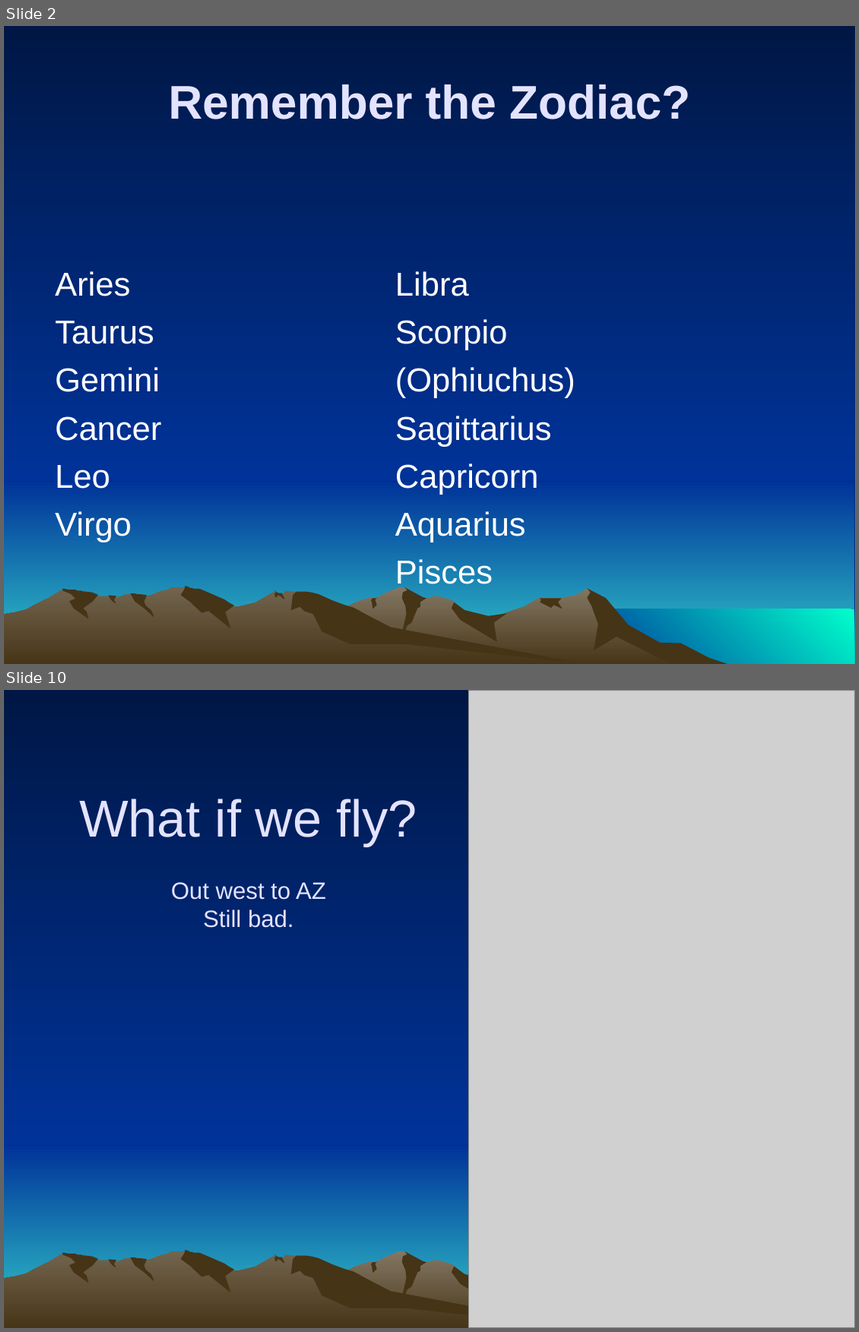
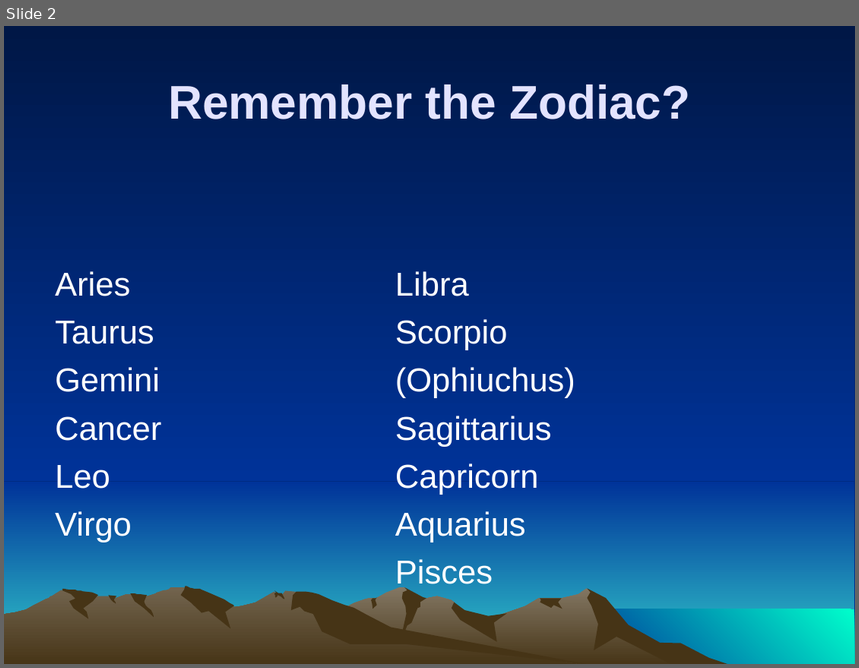
Before and after one commit to ForrestErickson/NovemberNightSky, a slide deck: NovemberSky_ZodiacNMore_SMAS_20231110_1500.ppt. Shown one above the other, each under a label of ours: slides 2 and 10 before the commit, slide 2 after it; the slides between them are not shown. The pictures are 859x1332 and 859x668 pixels, drawn with LibreOffice and Linux fonts; fonts in the diff are those of the drawing; grey boxes stand for pictures. Boxes give left, top, right and bottom in pixels: in the first picture for what was removed or moved away, otherwise in the second. Text is boxed around its words. In the diff, an @@ line names an element or a change of style, - is before the commit and + after.

```diff
--- a/NovemberSky_ZodiacNMore_SMAS_20231110_1500.ppt
+++ b/NovemberSky_ZodiacNMore_SMAS_20231110_1500.ppt
@@ slide 10 removed at (4,690,855,1328), background gradient #001746 to #003399; not listed: 15 template elements that a slide beside it also shows @@
@@ picture removed at (469,690,855,1328) @@
@@ text removed at (79,799,417,928) @@
-What if we fly?
-Out west to AZ
-Still bad.
```
Also in this commit, not shown: 13 slides added, 11 other slides removed.
